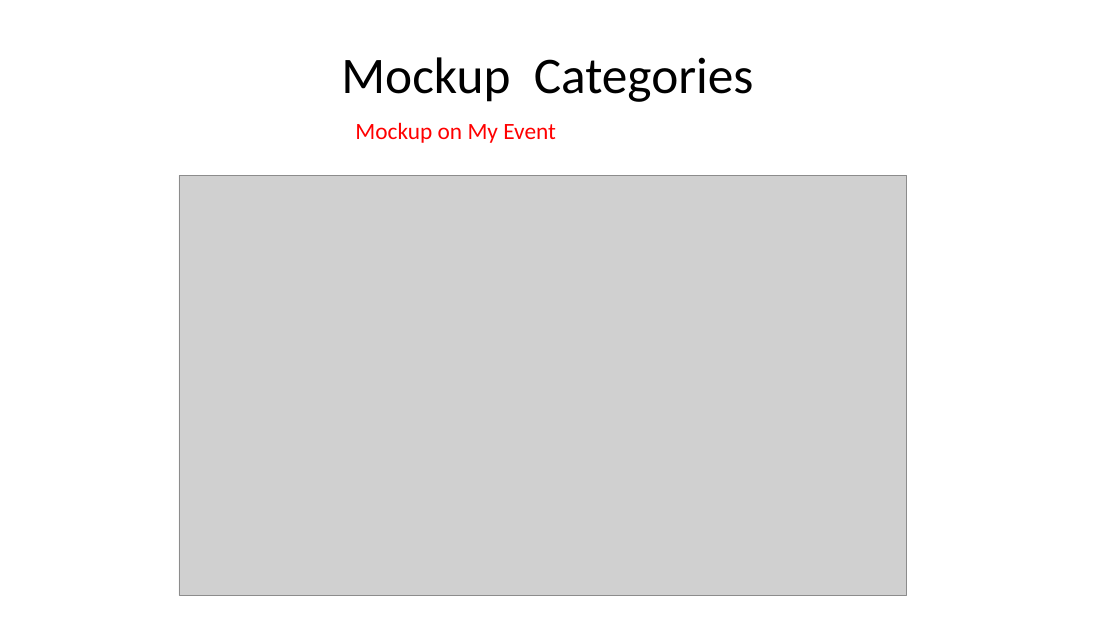
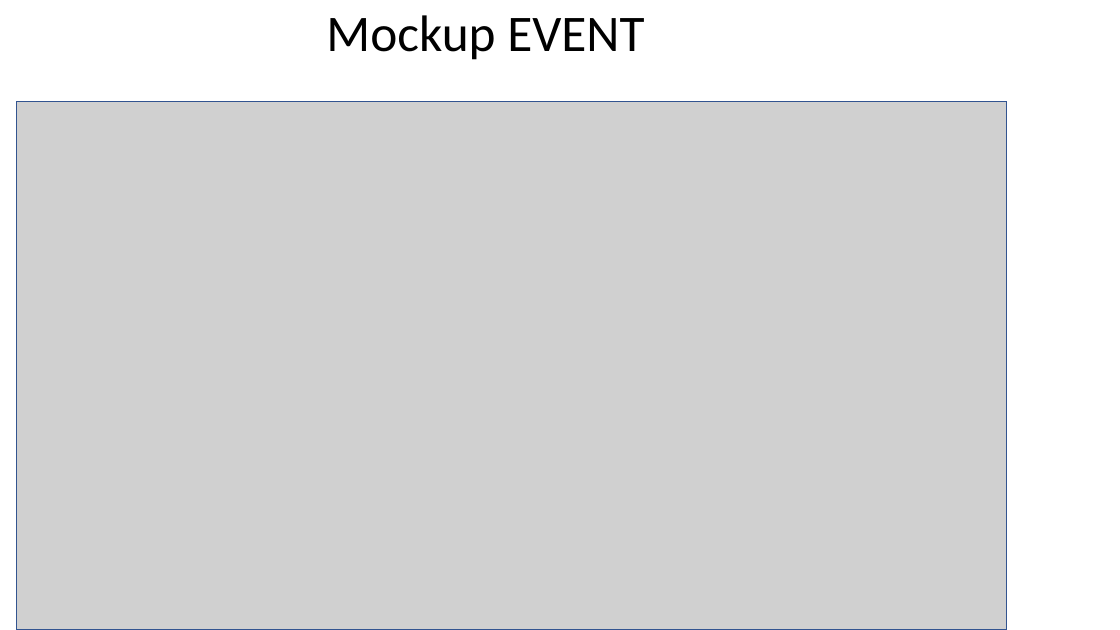
Before and after one commit to pnc-virtual-company/2021-G3-V2-PART1, a slide deck: slide 4 of docs/mockup..pptx. Drawn at 1120x630 pixels with LibreOffice and Linux fonts; fonts in the diff are those of the drawing; grey boxes stand for pictures. Boxes give left, top, right and bottom in pixels: in the first picture for what was removed or moved away, otherwise in the second. Text is boxed around its words. In the diff, an @@ line names an element or a change of style, - is before the commit and + after.

Commit message:
#36 mockup event

```diff
--- a/docs/mockup..pptx
+++ b/docs/mockup..pptx
@@ text at <box>326,15,644,60</box>: text changed @@
-Mockup Categories
+Mockup EVENT
@@ picture: place and size @@
-picture at <box>179,176,907,596</box>
+picture at <box>17,102,1007,630</box>
@@ title removed at <box>355,122,556,143</box> @@
-Mockup on My Event
```
